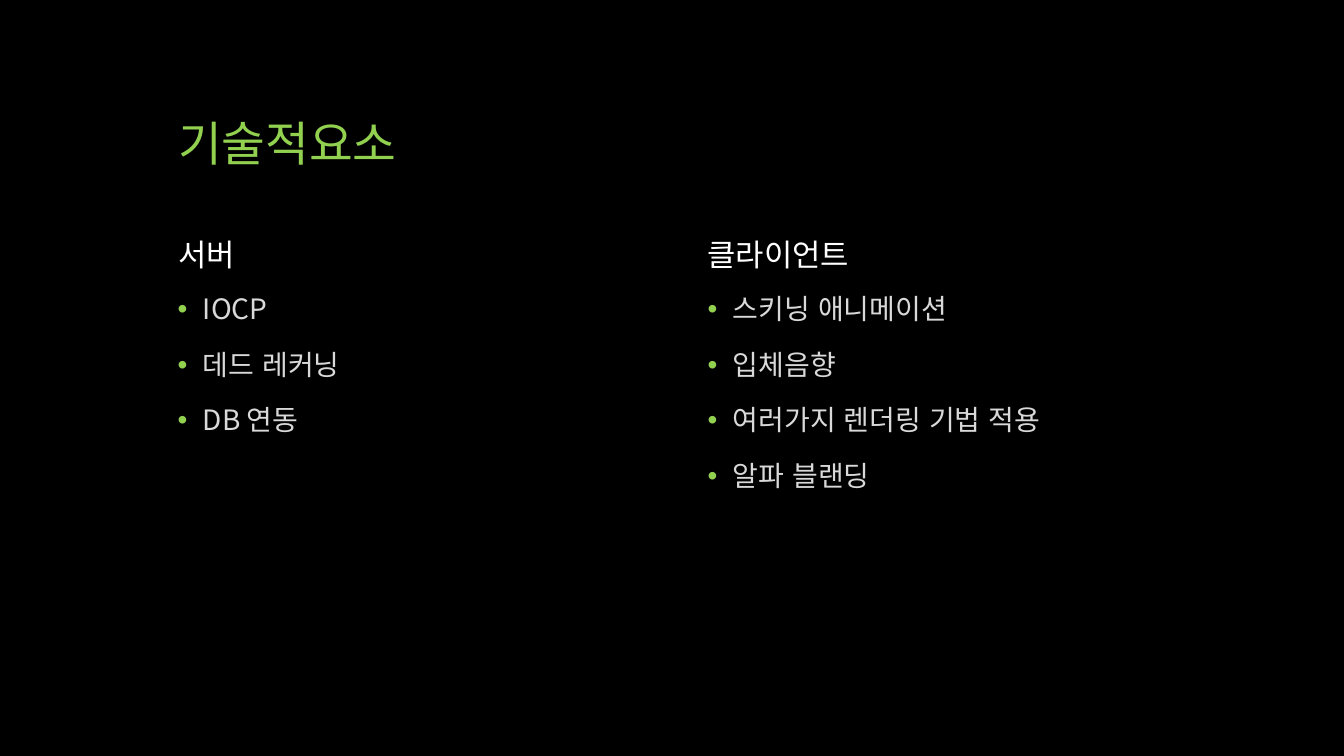
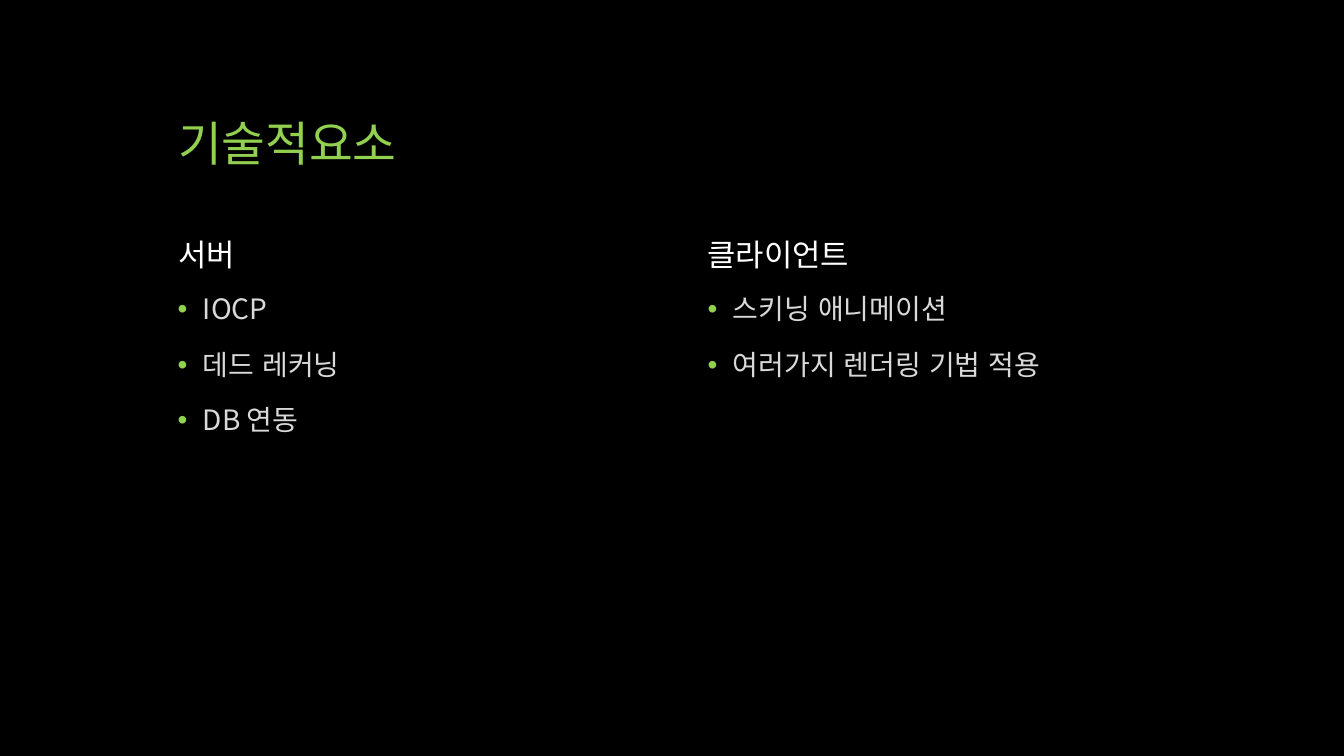
Before and after one commit to qwert830/SP, a slide deck: slide 11 of 기획/UTB (Unknown Team Battle).pptx. Drawn at 1344x756 pixels with LibreOffice and Linux fonts; fonts in the diff are those of the drawing. Boxes give left, top, right and bottom in pixels: in the first picture for what was removed or moved away, otherwise in the second. Text is boxed around its words. In the diff, an @@ line names an element or a change of style, - is before the commit and + after.

```diff
--- a/기획/UTB (Unknown Team Battle).pptx
+++ b/기획/UTB (Unknown Team Battle).pptx
@@ text at <box>733,351,836,377</box>: paragraph removed @@
-• 입체음향
@@ text at <box>733,463,869,488</box>: paragraph removed @@
-• 알파 블랜딩
```
Also in this commit, not shown: 4 other slides changed.
